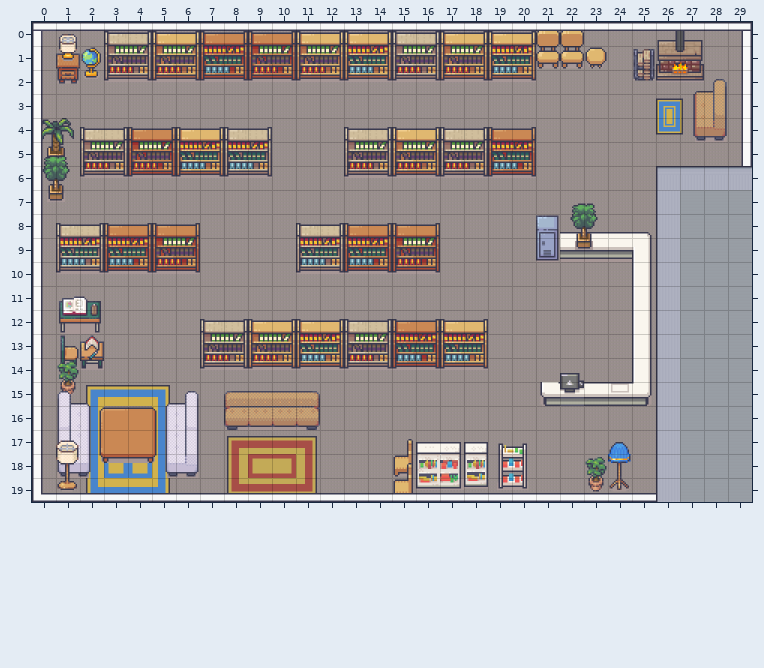
Two states of a Tiled map, public/assets/map.tmx. Above: the version before the commit.
Cells are 32x32 px. Shown: x 0..29, y 0..19.
The same view after the edit:
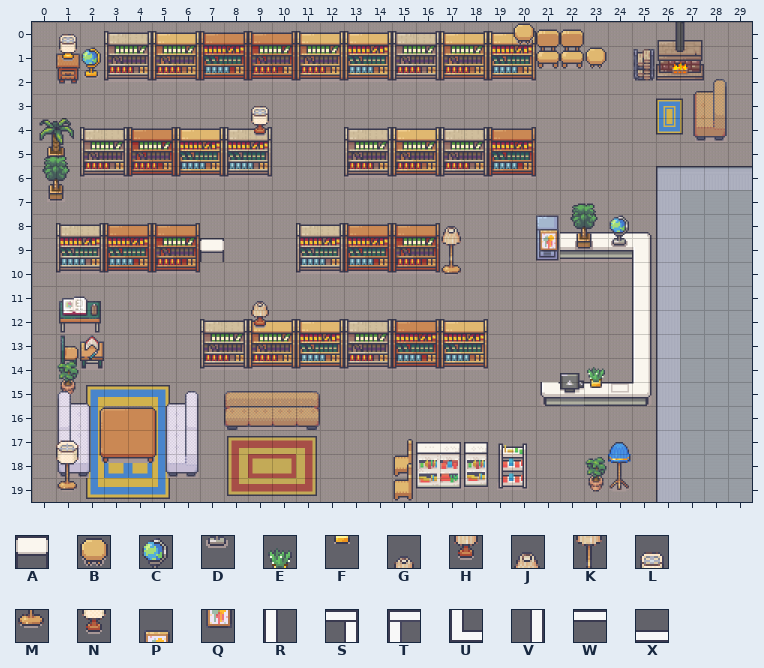
Key: from "Interiors_free_32x32": A 118, B 214, C 590, D 606, E 784, F 800, G 863, H 879, J 908, K 924, L 926, M 940, N 943, P 1216, Q 1232; from "Room_Builder_free_32x32": R 8, S 26, T 27, U 39 turned 180, V 47 turned 180, W 63, X 63 turned 180.
_ is an empty cell.
Diff:
Layer "plants":
The edit adds tile A in row 9 at x 7.
The edit adds tile B in row 0 at x 20.
The edit adds tile C in row 8 at x 24.
The edit adds tile D in row 9 at x 24.
The edit adds tile E in row 14 at x 23.
The edit adds tile F in row 15 at x 23.
The edit adds tile G in row 11 at x 9.
The edit adds tile H in row 12 at x 9.
The edit adds tile J in row 8 at x 17.
The edit adds tile K in row 9 at x 17.
The edit adds tile L in row 3 at x 9.
The edit adds tile M in row 10 at x 17.
The edit adds tile N in row 4 at x 9.
The edit adds tile P in row 8 at x 21.
The edit adds tile Q in row 9 at x 21.
Layer "walls" (now hidden):
Tile R is removed in rows 1 to 18 at x 0.
Tile S is removed in row 0 at x 29.
Tile T is removed in row 0 at x 0.
Tile U is removed in row 19 at x 0.
Tile V is removed in rows 1 to 5 at x 29.
Tile W is removed in row 0 at x 1 to 28.
Tile X is removed in row 19 at x 1 to 25.
Boxes around the changes in both pictures, in picture pixels (x1, y1, x2, y2):
changed: (32, 22, 752, 502)
